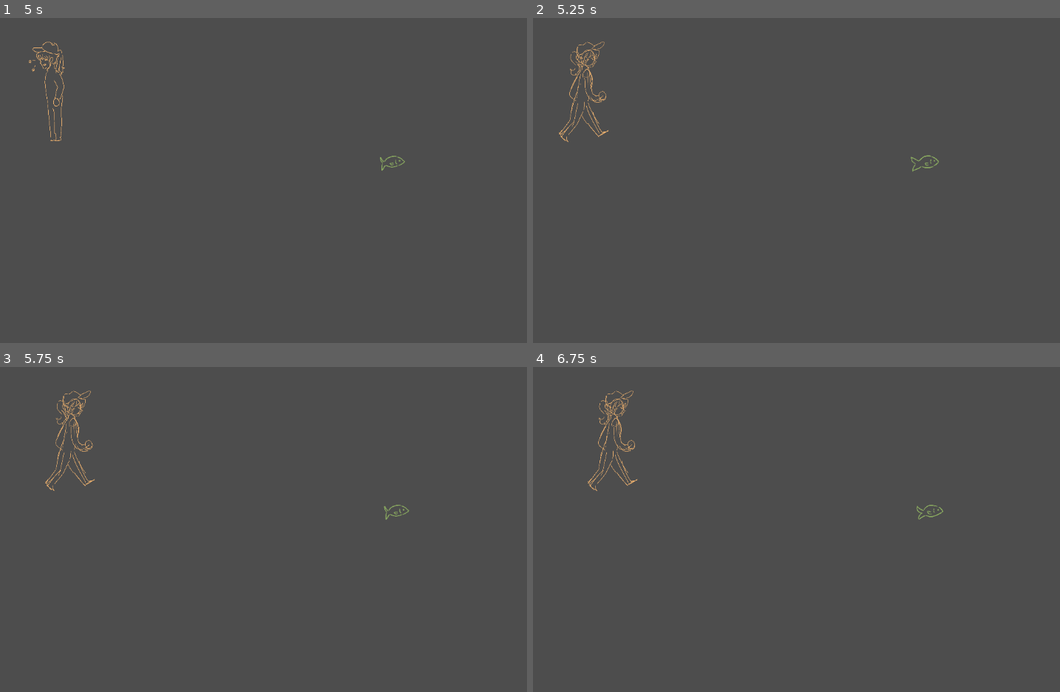
Above: before the commit, frames 1-4 (two rows, left to right).
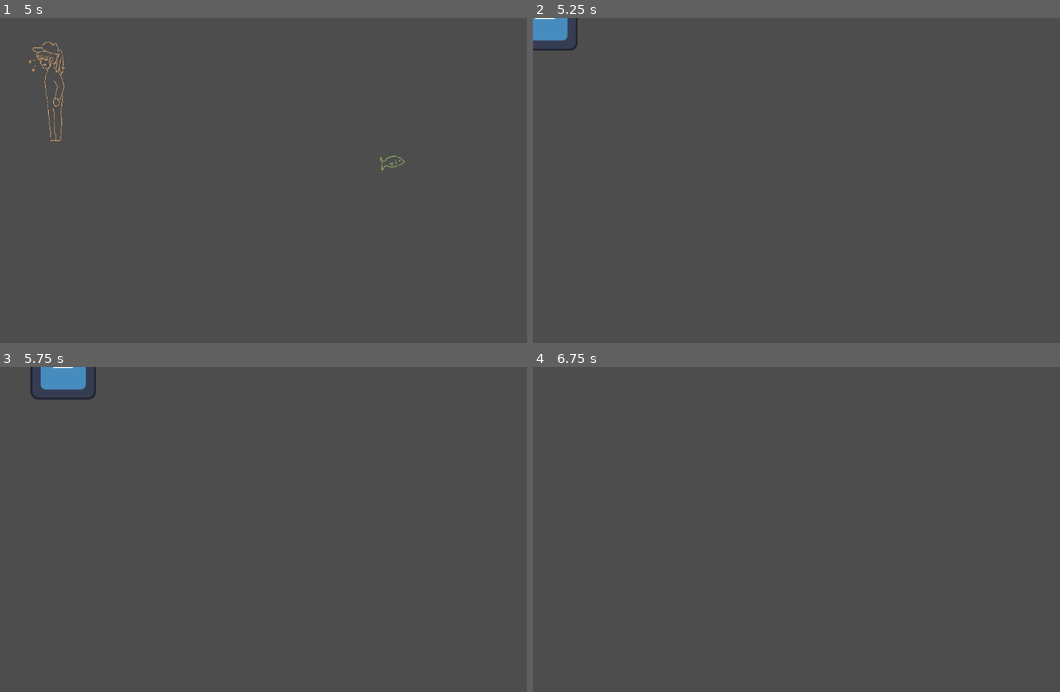
Above: after the commit, the same moments.

Repository: corin-gaiotto/gdc-jam-2025
Game: Godot game, scene res://Scenes/MainScene.tscn
Same seed, same stepped clock (60 frames per second), same inputs: the game is played once before the commit and once after it. The engine's default icon, where the game draws it, is replaced by a stand-in: a white triangle on a blue panel in a dark square.
Inputs (mouse positions are in pixels of both pictures, inside the frame that each line leads up to):
- Up to frame 1 (5 s): click "Start" at 0.5 s; move the mouse to (263, 248) at 1.27 s; hold W (up) 1.28-2.78 s; tap Space (fishing-interact) at 1.35, 2.1, 3.05, 3.6, 4.35 s; move the mouse to (474, 232) at 2.02 s; move the mouse to (115, 135) at 2.77 s; hold A (left) 2.78-4.28 s; tap E (restaurant-interact) at 2.85 s; move the mouse to (326, 183) at 3.52 s; move the mouse to (205, 99) at 4.27 s; hold S (down) from 4.28 s (still down)
- Up to frame 2 (5.25 s): move the mouse to (959, 167) at 5.02 s; release S (down) at 5.03 s; hold D (right) from 5.03 s (still down); tap E (restaurant-interact) at 5.1 s
- Up to frame 3 (5.75 s): keep holding D (right); tap Space (fishing-interact) at 5.3 s
- Up to frame 4 (6.75 s): move the mouse to (712, 549) at 5.77 s; release D (right) at 5.78 s; hold W (up) 5.78-6.53 s; tap Space (fishing-interact) at 5.85, 6.6 s; move the mouse to (886, 461) at 6.52 s; hold D (right) from 6.53 s (still down)

Frame 1 is identical in both runs. In frame 2, 1.0% of the frame differs, in the area x 0-77%, y 0-48%; in frame 3, 1.2%, in the area x 5-78%, y 0-47%; in frame 4, 0.5%.

Commit message:
fixed the door

Diff:
--- a/Scenes/Fishing.tscn
+++ b/Scenes/Fishing.tscn
@@ -69,6 +69,8 @@
 shape = SubResource("RectangleShape2D_y05ux")
 
 [node name="DoorArea" type="Area2D" parent="."]
+collision_layer = 0
+collision_mask = 4
 
 [node name="CollisionShape2D" type="CollisionShape2D" parent="DoorArea"]
 position = Vector2(84, 180)
@@ -77,3 +79,4 @@
 [connection signal="body_entered" from="FishingArea" to="FishingPlayer" method="_on_fishing_area_body_entered"]
 [connection signal="body_exited" from="FishingArea" to="FishingPlayer" method="_on_fishing_area_body_exited"]
 [connection signal="body_entered" from="DoorArea" to="FishingPlayer" method="_on_door_area_body_entered"]
+[connection signal="body_exited" from="DoorArea" to="FishingPlayer" method="_on_door_area_body_exited"]
--- a/Scripts/fishing_player.gd
+++ b/Scripts/fishing_player.gd
@@ -21,6 +21,7 @@
 @export var canFish: bool = false
 @export var isFishing: bool = false
 @export var inArea: bool = false
+@export var inDoor: bool = false
 
 
 enum fishingEnum {FISHING_IDLE, FISHING_CAST_ANIMATION, FISHING_CAST_IDLE, FISHING_BIT_HOOK, FISHING_PULL_HOOK, FISHING_OBTAIN}
@@ -104,6 +105,9 @@
 		velocity = Vector2.ZERO
 	move_and_slide()
 
+	if inDoor and Input.is_action_just_pressed("start-fishing"):
+		_mainScene.switchScene("Restaurant")
+
 	#print("[debug-sitting]", isFishing, canFish, inArea)
 
 	if canFish and Input.is_action_just_pressed("start-fishing"):
@@ -248,7 +252,6 @@
 	canFish = true
 	print(inArea)
 	print(canFish)
-	pass # Replace with function body.
 
 
 func _on_fishing_area_body_exited(body: Node2D) -> void:
@@ -257,10 +260,11 @@
 	canFish = false
 	print(inArea)
 	print(canFish)
-	pass # Replace with function body.
 
 
 func _on_door_area_body_entered(body: Node2D) -> void:
-	if Input.is_action_just_pressed("fishing-interact"):
-		get_tree().change_scene("res://Scenes/Restaurant.tscn")
-	pass # Replace with function body.
+	inDoor = true
+
+
+func _on_door_area_body_exited(body: Node2D) -> void:
+	inDoor = false
